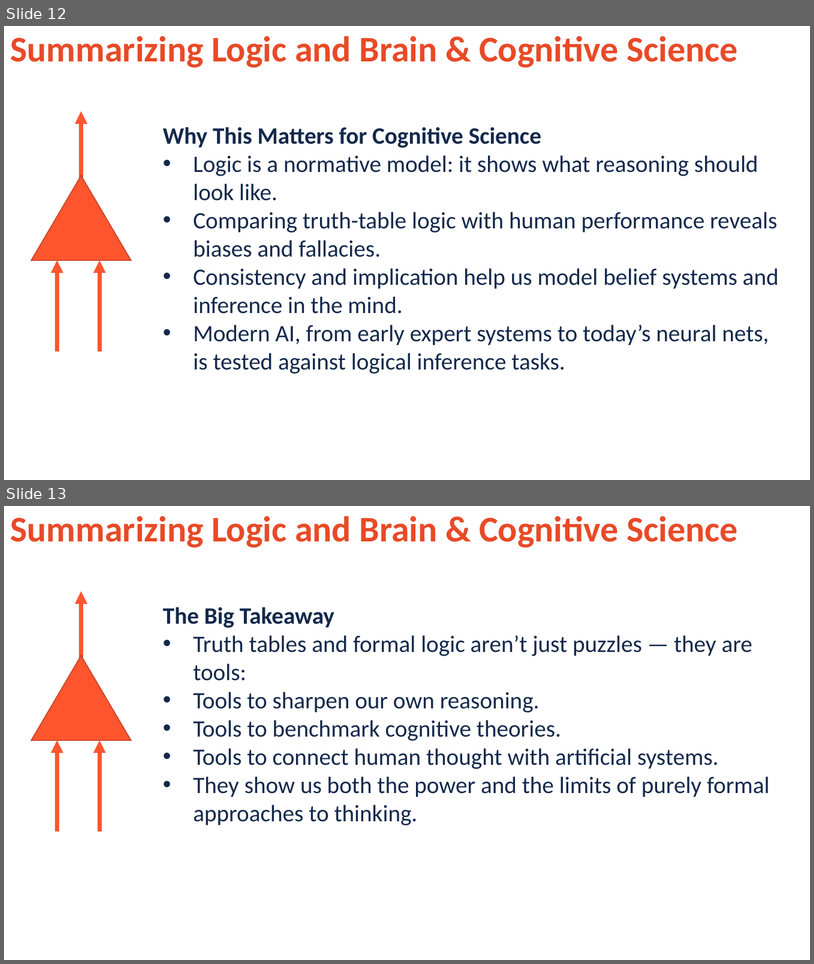
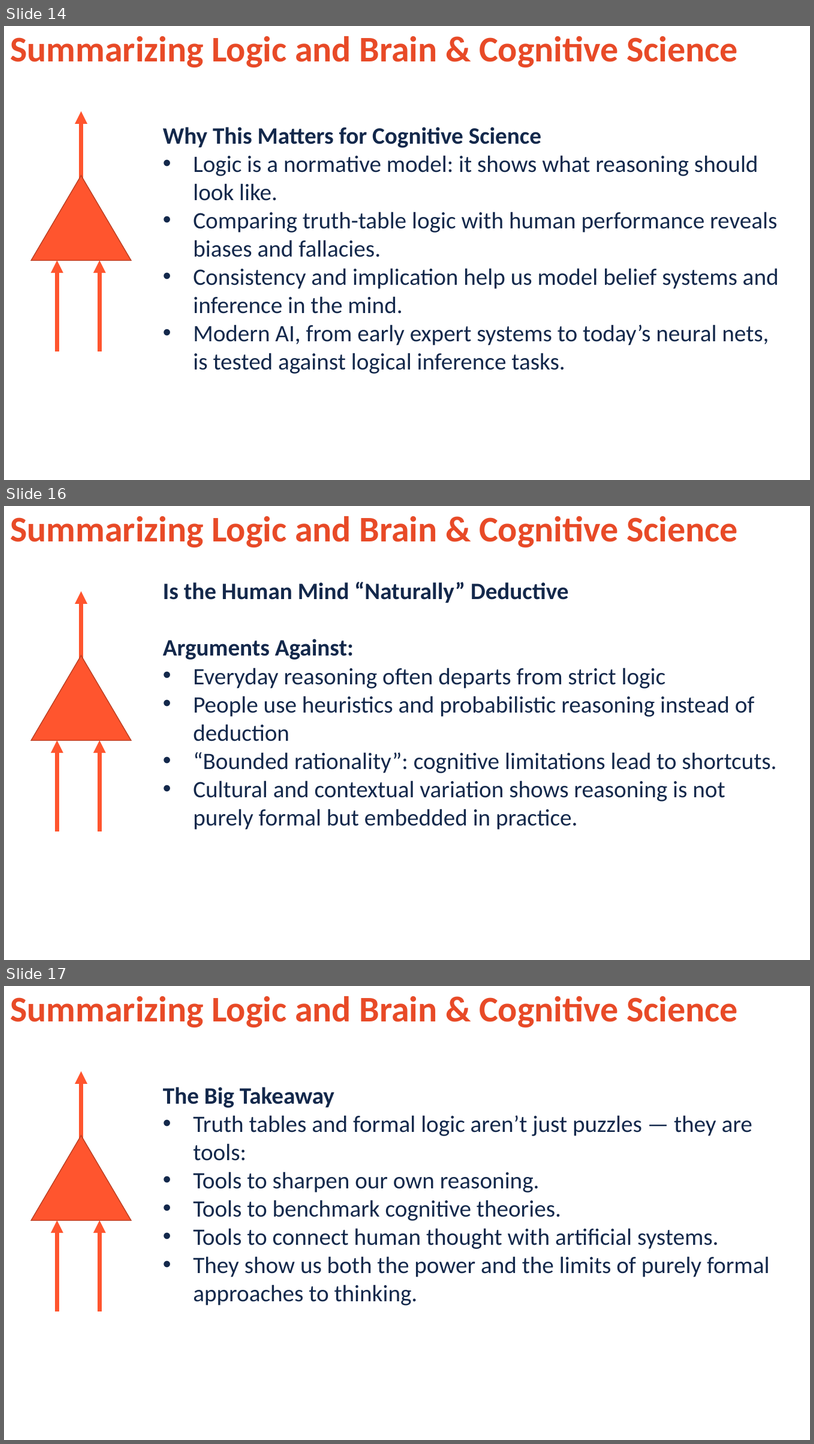
Before and after one commit to jonwillits/intro_to_bcs, a slide deck: logic/logic_lecture_3.pptx. Shown one above the other, each under a label of ours: slides 12 and 13 before the commit, slides 14, 16 and 17 after it; the slides between them are not shown. The pictures are 814x964 and 814x1444 pixels, drawn with LibreOffice and Linux fonts; fonts in the diff are those of the drawing; background and template pictures are left out. Boxes give left, top, right and bottom in pixels: in the first picture for what was removed or moved away, otherwise in the second. Text is boxed around its words. In the diff, an @@ line names an element or a change of style, - is before the commit and + after.

```diff
--- a/logic/logic_lecture_3.pptx
+++ b/logic/logic_lecture_3.pptx
@@ slide 16 added at <box>4,506,810,960</box>, background picture (left out) @@
@@ text added at <box>10,516,738,547</box>, 42.9 pt, text #E84A27, bold @@
+Summarizing Logic and Brain & Cognitive Science
@@ arrow added from (81, 682) to (81, 591), #FF552E 5 pt @@
@@ text added at <box>163,582,777,829</box>, 28 pt, text #13284B @@
+Is the Human Mind “Naturally” Deductive
+Arguments Against:
+• Everyday reasoning often departs from strict logic
+• People use heuristics and probabilistic reasoning instead of deduction
+• “Bounded rationality”: cognitive limitations lead to shortcuts.
+• Cultural and contextual variation shows reasoning is not purely formal but embedded in practice.
@@ triangle added at <box>31,655,131,740</box>, fill #FF552E, outline #BD3F22 1 pt @@
@@ arrow added from (57, 831) to (57, 740), #FF552E 5 pt @@
@@ arrow added from (99, 831) to (99, 740), #FF552E 5 pt @@
@@ what was slide 12 is now slide 14 @@
@@ what was slide 13 is now slide 17 @@
```
Also in this commit, not shown: 3 other slides added, 4 other files.
